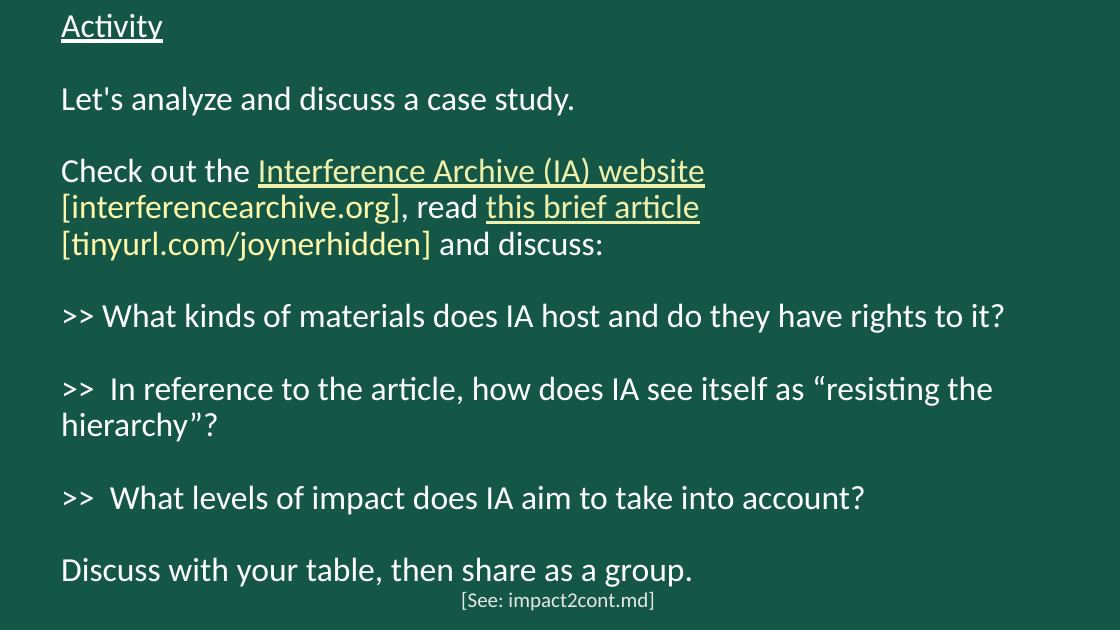
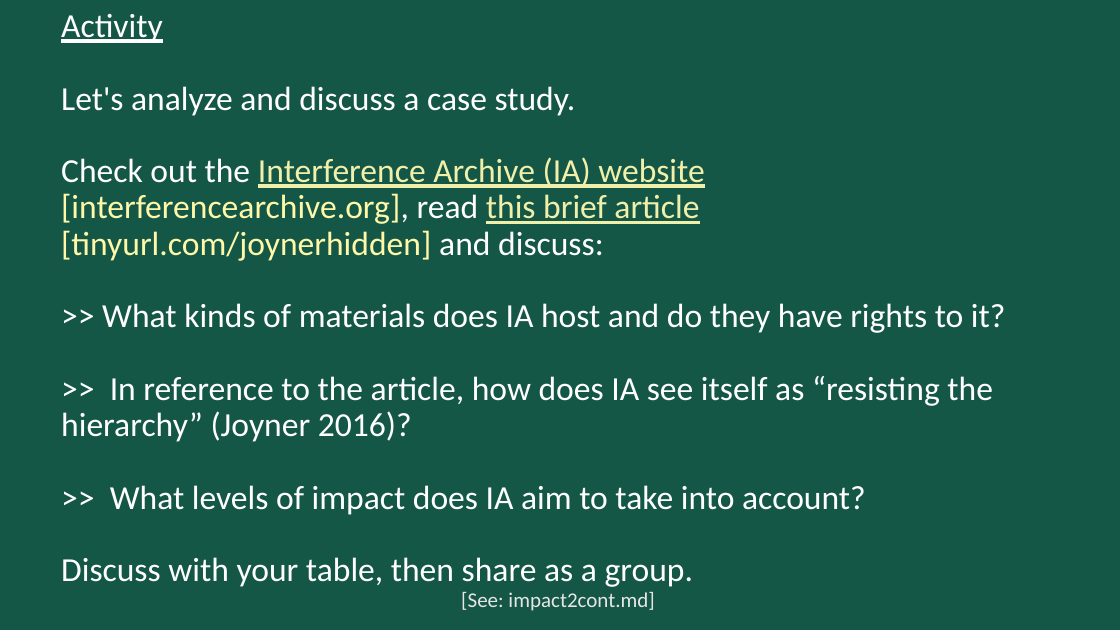
Before and after one commit to dhsouthbend/ethics, a slide deck: slide 32 of slides.pptx (slide 33 before the commit). Drawn at 1120x630 pixels with LibreOffice and Linux fonts; fonts in the diff are those of the drawing. Boxes give left, top, right and bottom in pixels: in the first picture for what was removed or moved away, otherwise in the second. Text is boxed around its words. In the diff, an @@ line names an element or a change of style, - is before the commit and + after.

```diff
--- a/slides.pptx
+++ b/slides.pptx
@@ title at (61,14,1005,587): text changed @@
-Activity
-Let's analyze and discuss a case study.
-Check out the Interference Archive (IA) website [interferencearchive.org], read this brief article [tinyurl.com/joynerhidden] and discuss:
->> What kinds of materials does IA host and do they have rights to it?
->> In reference to the article, how does IA see itself as “resisting the hierarchy”?
->> What levels of impact does IA aim to take into account?
-Discuss with your table, then share as a group.
+Activity
+Let's analyze and discuss a case study.
+Check out the Interference Archive (IA) website [interferencearchive.org], read this brief article [tinyurl.com/joynerhidden] and discuss:
+>> What kinds of materials does IA host and do they have rights to it?
+>> In reference to the article, how does IA see itself as “resisting the hierarchy” (Joyner 2016)?
+>> What levels of impact does IA aim to take into account?
+Discuss with your table, then share as a group.
```
Also in this commit, not shown: 2 other slides changed, 1 slide removed, 1 other file.
